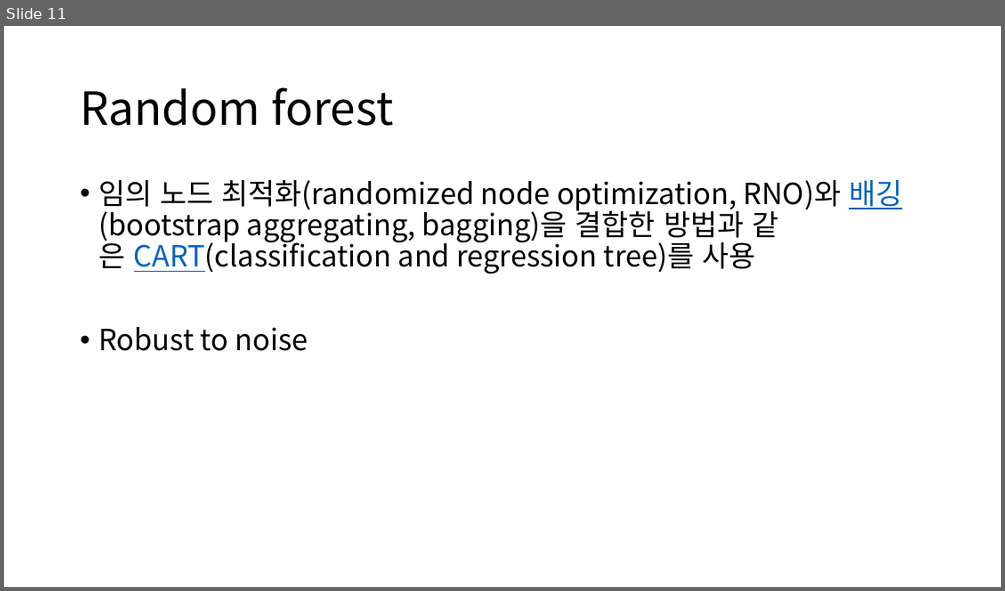
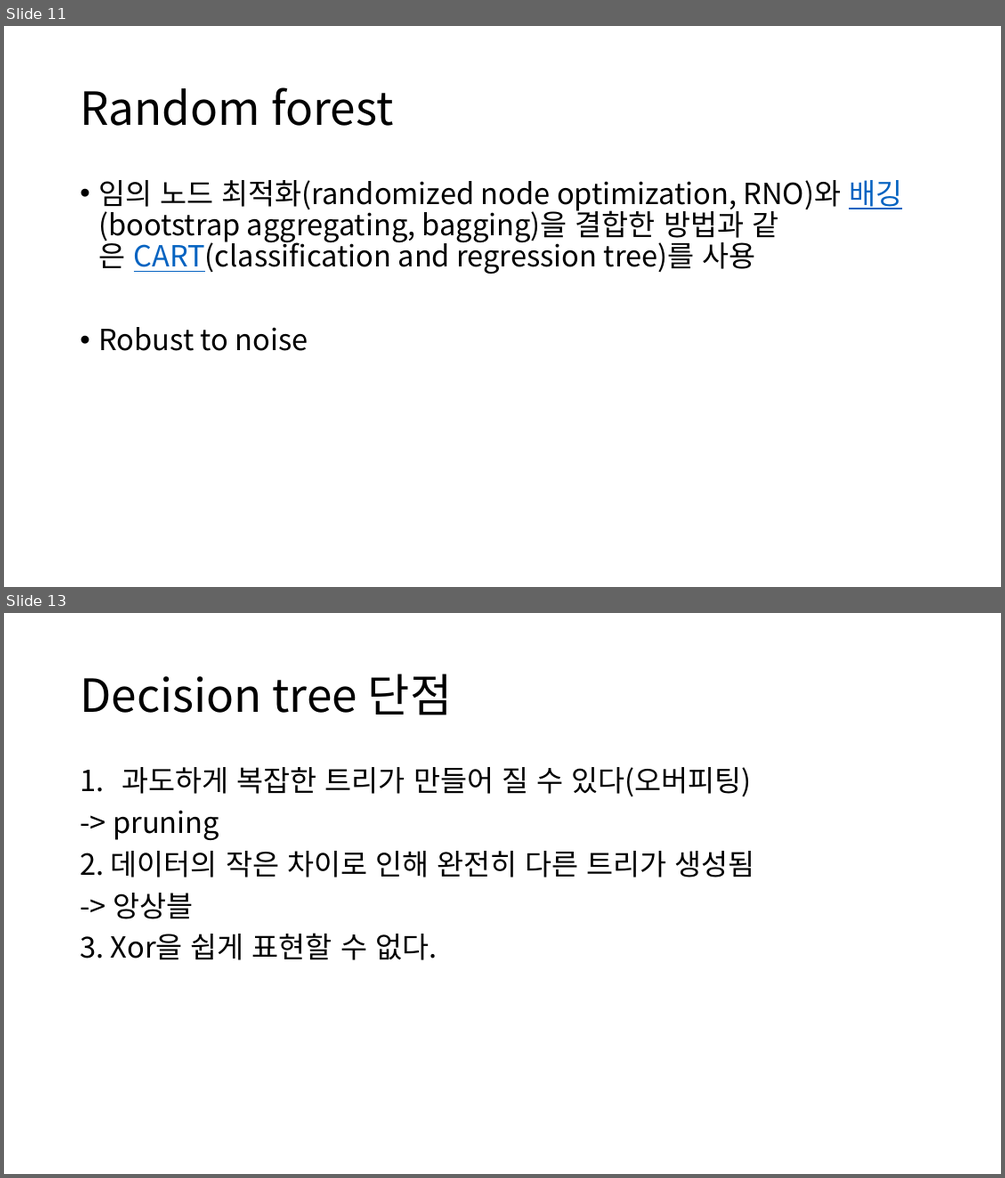
Before and after one commit to gudrb/machine_learning_class, a slide deck: Decision tree.pptx. Shown one above the other, each under a label of ours: slide 11 before the commit, slides 11 and 13 after it; the slides between them are not shown. The pictures are 1005x591 and 1005x1178 pixels, drawn with LibreOffice and Linux fonts; fonts in the diff are those of the drawing. Boxes give left, top, right and bottom in pixels: in the first picture for what was removed or moved away, otherwise in the second. Text is boxed around its words. In the diff, an @@ line names an element or a change of style, - is before the commit and + after.

```diff
--- a/Decision tree.pptx
+++ b/Decision tree.pptx
@@ slide 13 added at box(4, 613, 1001, 1174), background #FFFFFF @@
@@ title added at box(80, 674, 452, 715), 44 pt, text #000000 @@
+Decision tree 단점
@@ text added at box(80, 767, 755, 960), 28 pt, text #000000 @@
+1. 과도하게 복잡한 트리가 만들어 질 수 있다(오버피팅)
+-> pruning
+2. 데이터의 작은 차이로 인해 완전히 다른 트리가 생성됨
+-> 앙상블
+3. Xor을 쉽게 표현할 수 없다.
```
Also in this commit, not shown: 2 slides changed, 5 other slides added, 1 slide removed.
